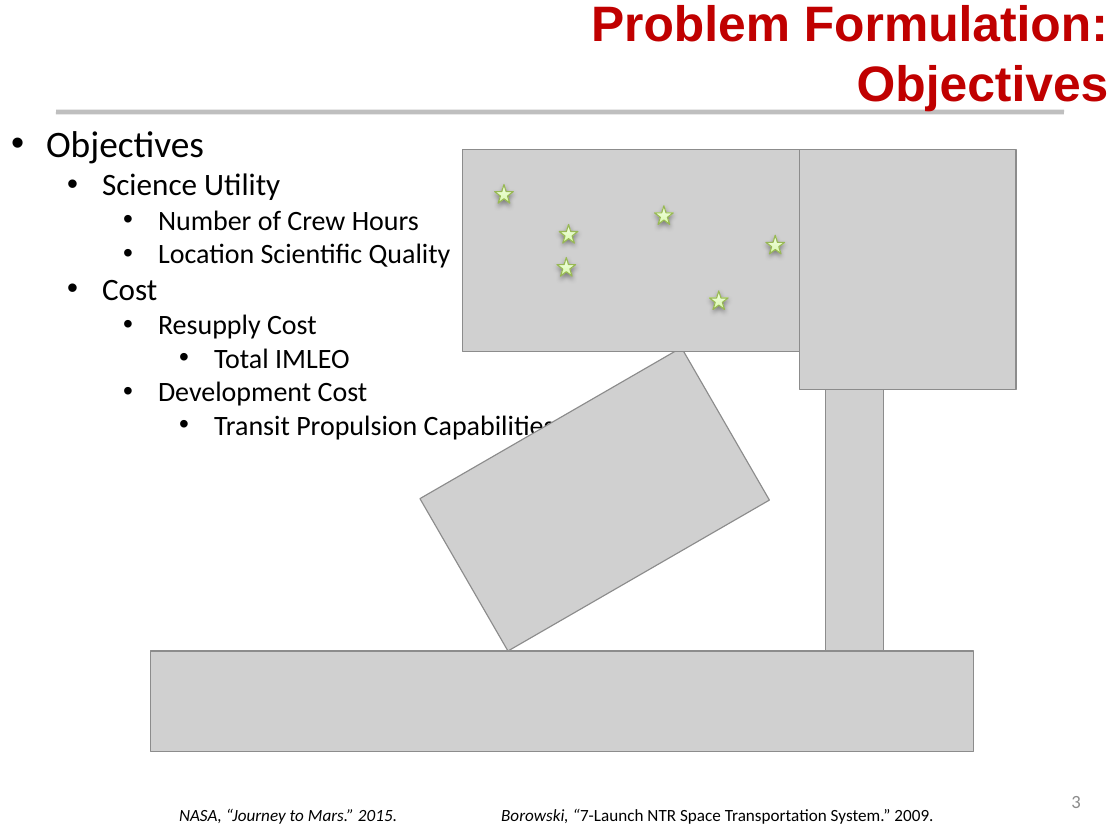
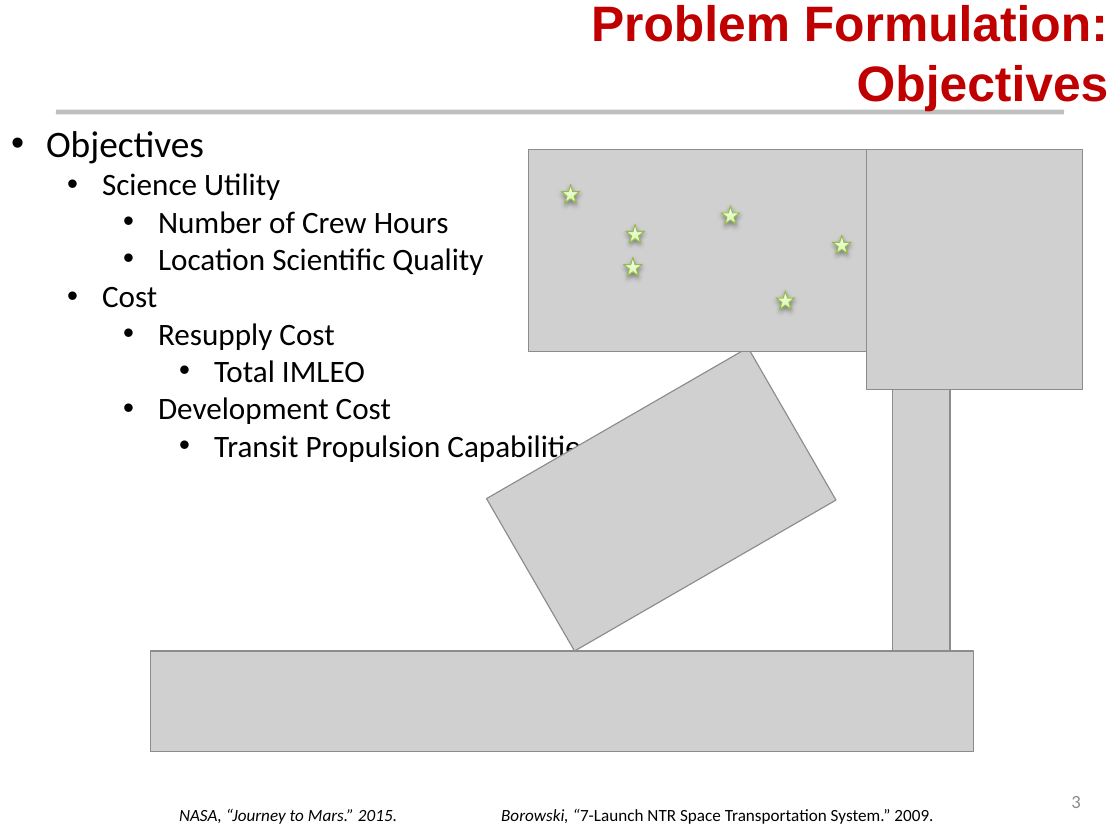
Before and after one commit to AeroSigma/Mars2040, a slide deck: slide 3 of MSDO/Assignment5/Mars 2040 Optimization Presentation.pptx. Drawn at 1120x840 pixels with LibreOffice and Linux fonts; fonts in the diff are those of the drawing; grey boxes stand for pictures; background and template pictures are left out. Boxes give left, top, right and bottom in pixels: in the first picture for what was removed or moved away, otherwise in the second. Text is boxed around its words. In the diff, an @@ line names an element or a change of style, - is before the commit and + after.

```diff
--- a/MSDO/Assignment5/Mars 2040 Optimization Presentation.pptx
+++ b/MSDO/Assignment5/Mars 2040 Optimization Presentation.pptx
@@ text at <box>158,211,593,465</box>: size 18 to 20 pt in "Number of Crew Hours", "Location Scientific Quality", "Resupply Cost", "Total IMLEO" and 2 more places @@
@@ 6 stars, 3 pictures: place and size @@
-6 stars, 3 pictures at <box>420,150,1016,651</box>
+6 stars, 3 pictures at <box>487,150,1082,651</box>
@@ picture: place and size @@
-picture at <box>825,390,884,652</box>
+picture at <box>893,390,951,652</box>
```
Also in this commit, not shown: 6 other slides changed, 1 slide added.
